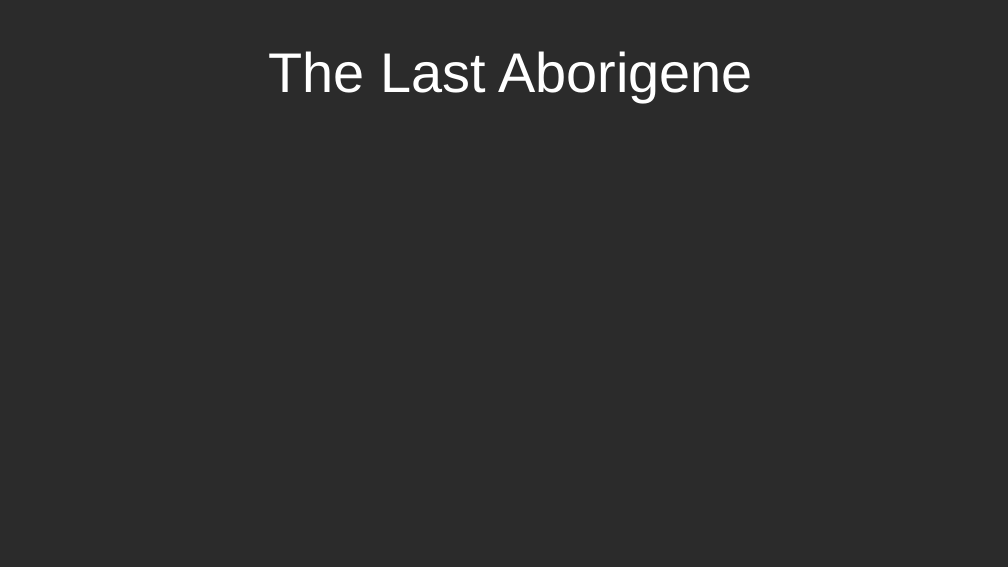
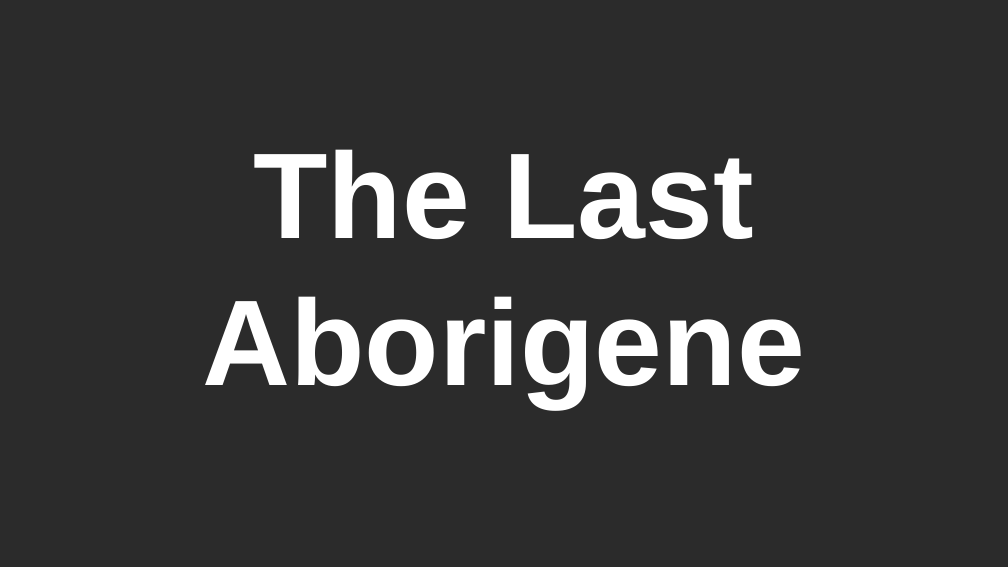
Before and after one commit to Gabi-Zar/The-Last-Aborigene, a slide deck: slide 1 of assets/diapo/diapo.odp. Drawn at 1008x567 pixels with LibreOffice and Linux fonts; fonts in the diff are those of the drawing; background and template pictures are left out; a plain dark background stands for a picture behind light text. Boxes give left, top, right and bottom in pixels: in the first picture for what was removed or moved away, otherwise in the second. Text is boxed around its words. In the diff, an @@ line names an element or a change of style, - is before the commit and + after.

```diff
--- a/assets/diapo/diapo.odp
+++ b/assets/diapo/diapo.odp
@@ title "The Last Aborigene": place and size @@
-title "The Last Aborigene" at [269, 51, 753, 102]
+title "The Last Aborigene" at [203, 149, 805, 407]
@@ title "The Last Aborigene" at [203, 149, 805, 407]: size 44 to 96 pt, bold on @@
```
Also in this commit, not shown: 5 other slides changed, 5 slides added, 2 other files.
